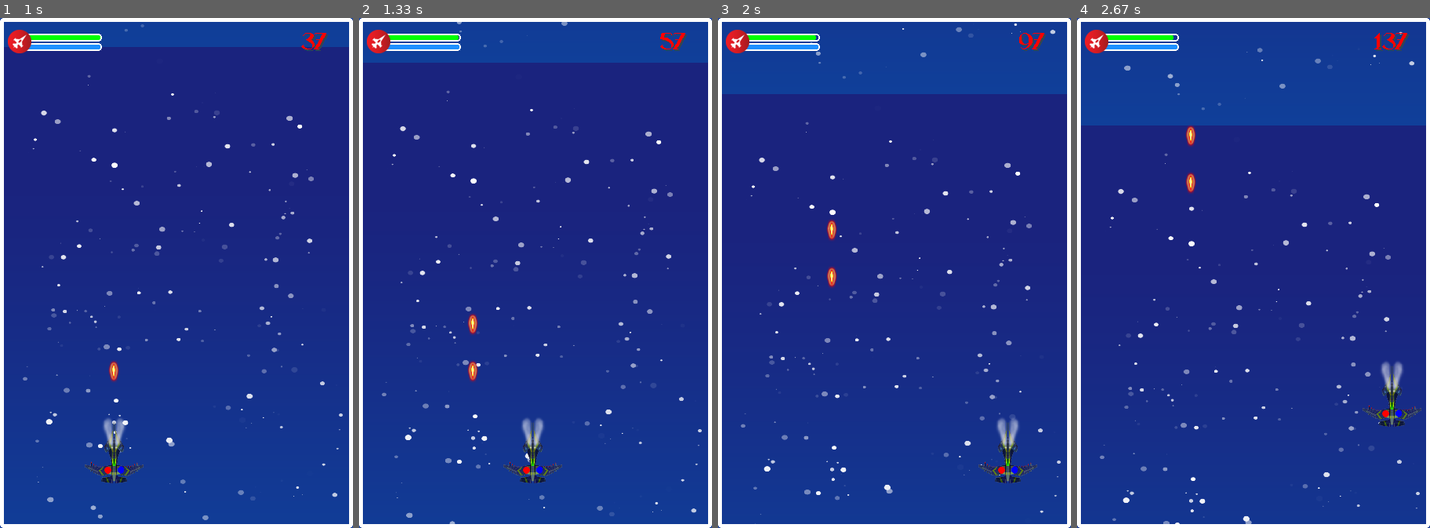
Above: before the commit, frames 1-4 (left to right).
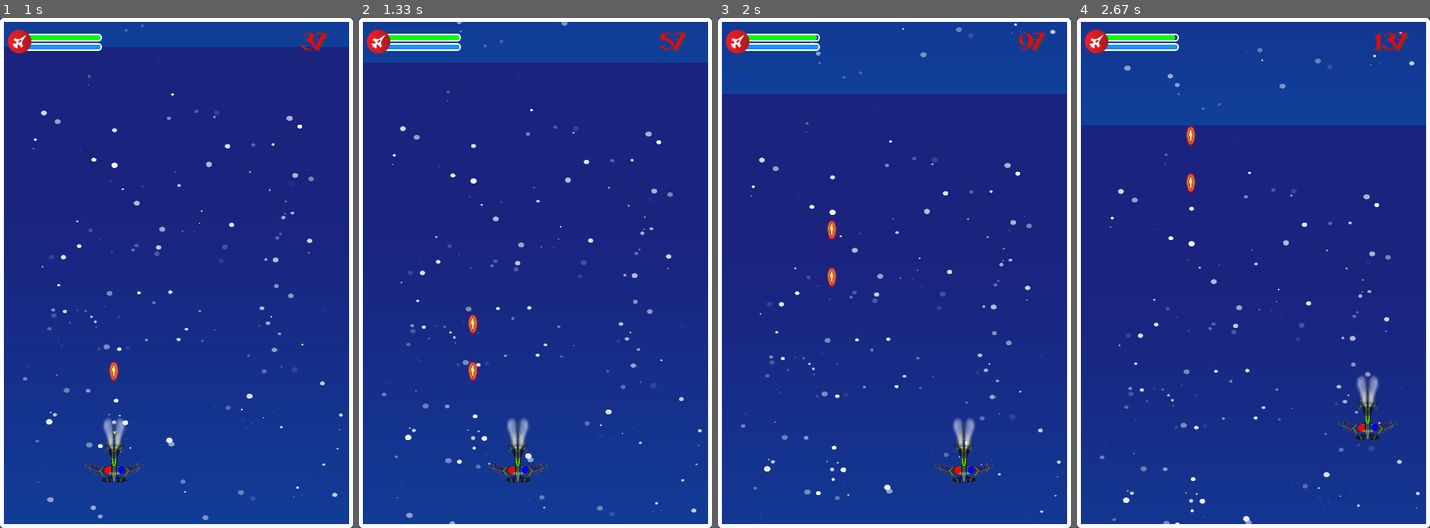
Above: after the commit, the same moments.

Repository: seiten0601/Pygame
Game: pygame game, started from main.py
The game is run twice, just before and just after one commit, with the same random seed, the same clock (stepped at 60 frames per second) and the same inputs.
Inputs (mouse positions are in pixels of both pictures, inside the frame that each line leads up to):
- Up to frame 1 (1 s): press the mouse at (176, 308) at 0.37 s; move the mouse to (134, 293) at 0.47 s; release the mouse at (91, 278) at 0.6 s; tap Space at 0.67 s
- Up to frame 2 (1.33 s): hold X from 1 s (still down); hold Right from 1 s (still down)
- Up to frame 3 (2 s): release X at 1.47 s; release Right at 1.47 s; hold Right 1.5-1.97 s
- Up to frame 4 (2.67 s): hold Up 2-2.3 s; hold Right from 2.33 s (still down)

Frame 1 is identical in both runs. In frame 2, 1.1% of the frame differs, in the area x 28-58%, y 3-92%; in frame 3, 1.4%, in the area x 27-91%, y 3-92%; in frame 4, 1.4%.

Commit message:
Add files via upload

Diff:
--- a/main.py
+++ b/main.py
@@ -1,10 +1,12 @@
 from ast import While
 import random
-import pygame
+import pygame, sys
 pygame.font.init()
 from objects import Background, Player, Enemy, Bullet, Explosion, Fuel, Powerup, Powerup1, Button, Message, BlinkingText
 pygame.init()
+
 SCREEN = WIDTH, HEIGHT = 450, 650
+"""Tạo kích thước cửa sổ game."""
 enemies = []
 info = pygame.display.Info()
 width = info.current_w
@@ -14,7 +16,6 @@
 	win = pygame.display.set_mode(SCREEN, pygame.NOFRAME)
 else:
 	win = pygame.display.set_mode(SCREEN, pygame.NOFRAME | pygame.SCALED | pygame.FULLSCREEN)
-
 clock = pygame.time.Clock()
 FPS = 60
 
@@ -43,7 +44,7 @@
 sound_on_img = pygame.image.load("Assets/Buttons/soundOnBtn.png")
 
 
-# BUTTONS *********************************************************************
+# BUTTONS ********************************************************************
 
 home_btn = Button(home_img, (60, 60), WIDTH // 4 - 18, HEIGHT//2 + 120)
 spaceshipred_btn = Button(spaceshipred_img, (24, 24), WIDTH // 4 - 18, HEIGHT//2 + 120)
@@ -52,7 +53,7 @@
 sound_btn = Button(sound_on_img, (60, 60), WIDTH - WIDTH // 4 - 18, HEIGHT//2 + 120)
 
 
-# FONTS ***********************************************************************
+# FONTS **********************************************************************
 game_font ='Fonts/DroneflyRegular-K78LA.ttf'
 game_over_font = 'Fonts/ghostclan.ttf'
 tap_to_play_font = 'Fonts/BubblegumSans-Regular.ttf'
@@ -97,6 +98,7 @@
 
 # HÀM *******************************************************************
 def score_display(game_state):
+	"""Hàm tính điểm và điểm cao nhất"""
 	if game_state == 'game_page':
 		score_surface = game_font.pygame.font.render(f' Score:{int(score)}', True, WHITE)
 		score_rect = hight_score_surface.get_rect(center = (350, 30))
@@ -106,8 +108,8 @@
 		hight_score_rect = hight_score_surface.get_rect(center = (350, 30))
 		SCREEN.blit(hight_score_surface, hight_score_rect)
 
-
 def shoot_bullet():
+	"""Hàm tạo trạng thái của đạn."""
 	x, y = p.rect.center[0], p.rect.y
 	if p.powerup > 0:
 		for dx in range(-3, 4):
@@ -121,6 +123,7 @@
 
 
 def shoot_bullet1():
+	"""Hàm tạo trạng thái của đạn."""
 	x, y = p.rect.center[0], p.rect.y
 
 	if  p.powerup > 0:
@@ -146,6 +149,7 @@
 
 
 def update_high_score():
+	"""Hàm cập nhật High score"""
 	global score, high_score
 
 	if score > high_score:
@@ -172,237 +176,185 @@
 sound_on = False
 
 
-def redraw_window():
-        win.blit(bg, (0,0))
-        # draw text
-
-        level_label = main_font.render(f"Level: {level}", 1, (255,255,255))
-        win.blit(level_label, (WIDTH - level_label.get_width() - 10, 10))
-
-        for enemy in enemies:
-            enemy.draw(win)
-
-        Player.draw(win)
-
-        """if lost:
-            lost_label = lost_font.render("You Lost!!", 1, (255,255,255))
-            WIN.blit(lost_label, (WIDTH/2 - lost_label.get_width()/2, 350))"""
-
-        pygame.display.update()
 
 
 running = True
 
 while running:
-	for event in pygame.event.get():
-		if event.type == pygame.QUIT:
-			running = False
-
-		if event.type == pygame.KEYDOWN:
-			if event.key == pygame.K_ESCAPE or event.key == pygame.K_q:
+		for event in pygame.event.get():
+
+			if event.type == pygame.QUIT:
 				running = False
 
-		if event.type == pygame.KEYDOWN and game_page:
-			if event.key == pygame.K_LEFT:
-				moving_left = True
-			if event.key == pygame.K_RIGHT:
-				moving_right = True
-			if event.key == pygame.K_UP:
-				moving_up = True
-			if event.key == pygame.K_DOWN:
-				moving_down = True
-			if event.key == pygame.K_SPACE:
-				shoot_bullet()
-			if event.key == pygame.K_x:
-				shoot_bullet1()
-
-		if event.type == pygame.MOUSEBUTTONDOWN:
-			if home_page:
-				home_page = False
-				menu_page = True
+			if event.type == pygame.KEYDOWN:
+				if event.key == pygame.K_ESCAPE or event.key == pygame.K_q:
+					"""Nhấn q hoặc Esc để thoát trò chơi."""
+					running = False
+
+			if event.type == pygame.KEYDOWN and game_page:
+				"""Các nút di chuyển."""
+				if event.key == pygame.K_LEFT:
+					moving_left = True
+				if event.key == pygame.K_RIGHT:
+					moving_right = True
+				if event.key == pygame.K_UP:
+					moving_up = True
+				if event.key == pygame.K_DOWN:
+					moving_down = True
+				if event.key == pygame.K_SPACE:
+					shoot_bullet()
+				if event.key == pygame.K_x:
+					shoot_bullet1()
+
+			if event.type == pygame.MOUSEBUTTONDOWN:
+				if home_page:
+					home_page = False
+					menu_page = True
+					click_fx.play()
+				if menu_page:
+					home_page = False
+					menu_page = False
+					game_page = True
+					click_fx.play()
+				elif game_page():
+					x, y = event.pos
+					if p.rect.collidepoint((x, y)):
+						shoot_bullet()
+					elif x <= WIDTH // 2:
+						moving_left = True
+					elif x > WIDTH // 2:
+						moving_right = True
+					elif y <= HEIGHT // 2:
+						moving_up = True
+					elif y > HEIGHT // 2:
+						moving_down = True
+
+			if event.type == pygame.KEYUP:
+				moving_left = False
+				moving_right = False
+				moving_down = False
+				moving_up = False
+
+			if event.type == pygame.MOUSEBUTTONUP:
+				moving_left = False
+				moving_right = False
+				moving_down = False
+				moving_up = False
+
+		if home_page:
+			"""Giao diện trang chủ."""
+			win.fill(BLACK)
+			win.blit(logo_img, (100, 80))
+			win.blit(fighter_img, (WIDTH//2 - 50, HEIGHT//2 + 40))
+			pygame.draw.circle(win, WHITE, (WIDTH//2, HEIGHT//2 + 90), 50, 4)
+			tap_to_play_msg.update()
+
+		if menu_page:
+			win.fill(BLACK)
+			win.blit(spaceshipred_img, (10,60))
+			win.blit(spaceshipyellow_img, (40,60))
+			win.blit(fighter_img, (WIDTH//2 - 50, HEIGHT//2))
+			pygame.draw.circle(win, WHITE, (WIDTH//2, HEIGHT//2 + 50), 50, 4)
+			tap_to_play_msg.update()
+
+		if score_page:
+			"""Giao diện trang score."""
+			win.fill(BLACK)
+
+			win.blit(logo_img, (100, 80))
+			game_over_msg.update()
+			final_score_msg.update(score)
+
+			update_high_score()
+			hight_score_msg.update(high_score)
+			high_score_surface = pygame.font.SysFont(hight_score_font, 30).render("High Score", True, WHITE)
+			high_score_rect = high_score_surface.get_rect(center=(WIDTH//2, 375))
+			win.blit(high_score_surface, high_score_rect)
+
+			if home_btn.draw(win):
+				home_page = True
+				game_page = False
+				score_page = False
+				reset()
 				click_fx.play()
-			if menu_page:
-				home_page = False
-				menu_page = False
+
+				plane_destroy_count = 0
+				level = 1
+				score = 0
+
+			if replay_btn.draw(win):
+				score_page = False
 				game_page = True
+				reset()
 				click_fx.play()
-			elif game_page:
-				x, y = event.pos
-				if p.rect.collidepoint((x, y)):
-					shoot_bullet()
-				elif x <= WIDTH // 2:
-					moving_left = True
-				elif x > WIDTH // 2:
-					moving_right = True
-				elif y <= HEIGHT // 2:
-					moving_up = True
-				elif y > HEIGHT // 2:
-					moving_down = True
-
-		if event.type == pygame.KEYUP:
-			moving_left = False
-			moving_right = False
-			moving_down = False
-			moving_up = False
-
-		if event.type == pygame.MOUSEBUTTONUP:
-			moving_left = False
-			moving_right = False
-			moving_down = False
-			moving_up = False
-
-	if home_page:
-		win.fill(BLACK)
-		win.blit(logo_img, (100, 80))
-		win.blit(fighter_img, (WIDTH//2 - 50, HEIGHT//2 + 40))
-		pygame.draw.circle(win, WHITE, (WIDTH//2, HEIGHT//2 + 90), 50, 4)
-		tap_to_play_msg.update()
-
-	if menu_page:
-		win.fill(BLACK)
-		win.blit(spaceshipred_img, (10,60))
-		win.blit(spaceshipyellow_img, (40,60))
-		win.blit(fighter_img, (WIDTH//2 - 50, HEIGHT//2))
-		pygame.draw.circle(win, WHITE, (WIDTH//2, HEIGHT//2 + 50), 50, 4)
-		tap_to_play_msg.update()
-
-	if score_page:
-		win.fill(BLACK)
-
-		win.blit(logo_img, (100, 80))
-		game_over_msg.update()
-		final_score_msg.update(score)
-
-		update_high_score()
-		hight_score_msg.update(high_score)
-		high_score_surface = pygame.font.SysFont(hight_score_font, 30).render("High Score", True, WHITE)
-		high_score_rect = high_score_surface.get_rect(center=(WIDTH//2, 375))
-		win.blit(high_score_surface, high_score_rect)
-
-		"""hight_score_msg = update_score(score, hight_score)"""
-		"""score += score
-		score_display('score_page')"""
-		"""hight_score = update_score(score, hight_score)"""
-		if home_btn.draw(win):
-			home_page = True
-			game_page = False
-			score_page = False
-			reset()
-			click_fx.play()
-
-			plane_destroy_count = 0
-			level = 1
-			score = 0
-		"""if spaceshipred_btn.draw(win):
-			home_page = False
-			game_page = True
-			reset()
-			click_fx.play()
-
-			plane_destroy_count = 0
-			score = 0"""
-
-		if replay_btn.draw(win):
-			score_page = False
-			game_page = True
-			reset()
-			click_fx.play()
-
-			plane_destroy_count = 0
-			level = 1
-			score = 0
-
-		if sound_btn.draw(win):
-			sound_on = not sound_on
-
-			if sound_on:
-				sound_btn.update_image(sound_on_img)
-				pygame.mixer.music.play(loops=-1)
-			else:
-				sound_btn.update_image(sound_off_img)
-				pygame.mixer.music.stop()
-
-	if game_page:
-
-		current_time = pygame.time.get_ticks()
-		delta_time = current_time - start_time
-		if delta_time >= plane_frequency:
-			if level == 1:
-				type = 1
-			elif level == 2:
-				type = 2
-			elif level == 3:
-				type = 3
-			elif level == 4:
-				type = random.randint(4, 5)
-			elif level == 5:
-				type = random.randint(1, 5)
-
-			x = random.randint(10, WIDTH - 100)
-			e = Enemy(x, -150, type)
-			enemy_group.add(e)
-			start_time = current_time
-
-		if plane_destroy_count:
-			if plane_destroy_count % 5 == 0 and level < 5:
-				level += 1
+
 				plane_destroy_count = 0
-
-		p.fuel -= 0.045
-		bg.update(1)
-		"""win.blit(clouds_img, (0, 70))"""
-
-		p.update(moving_left, moving_right, moving_up, moving_down, explosion_group)
-		p.draw(win)
-
-		player_bullet_group.update()
-		player_bullet_group.draw(win)
-		enemy_bullet_group.update()
-		enemy_bullet_group.draw(win)
-		explosion_group.update()
-		explosion_group.draw(win)
-		fuel_group.update()
-		fuel_group.draw(win)
-		powerup_group.update()
-		powerup1_group.update()
-		powerup_group.draw(win)
-		powerup1_group.draw(win)
-
-		enemy_group.update(enemy_bullet_group, explosion_group)
-		enemy_group.draw(win)
-
-		if p.alive:
-			player_hit = pygame.sprite.spritecollide(p, enemy_bullet_group, False)
-			for bullet in player_hit:
-				p.health -= bullet.damage
-
-				x, y = bullet.rect.center
-				explosion = Explosion(x, y, 1)
-				explosion_group.add(explosion)
-
-				bullet.kill()
-				collision_fx.play()
-
-			for bullet in player_bullet_group:
-				planes_hit = pygame.sprite.spritecollide(bullet, enemy_group, False)
-				for plane in planes_hit:
-					plane.health -= bullet.damage
-					if plane.health <= 0:
-						x, y = plane.rect.center
-						rand = random.random()
-						if rand >= 0.8:
-							power = Powerup(x, y)
-							powerup_group.add(power)
-						elif rand >= 0.5:
-							power = Powerup1(x, y)
-							powerup_group.add(power)
-
-						elif rand >= 0.2:
-							fuel = Fuel(x, y)
-							fuel_group.add(fuel)
-
-						plane_destroy_count += 1
-						blast_fx.play()
+				level = 1
+				score = 0
+
+			if sound_btn.draw(win):
+				sound_on = not sound_on
+
+				if sound_on:
+					sound_btn.update_image(sound_on_img)
+					pygame.mixer.music.play(loops=-1)
+				else:
+					sound_btn.update_image(sound_off_img)
+					pygame.mixer.music.stop()
+
+		if game_page:
+			"""Giao diện màn hình chính khi chơi game."""
+			current_time = pygame.time.get_ticks()
+			delta_time = current_time - start_time
+			if delta_time >= plane_frequency:
+				if level == 1:
+					type = 1
+				elif level == 2:
+					type = 2
+				elif level == 3:
+					type = 3
+				elif level == 4:
+					type = random.randint(4, 5)
+				elif level == 5:
+					type = random.randint(1, 5)
+
+				x = random.randint(10, WIDTH - 100)
+				e = Enemy(x, -150, type)
+				enemy_group.add(e)
+				start_time = current_time
+
+			if plane_destroy_count:
+				if plane_destroy_count % 5 == 0 and level < 5:
+					level += 1
+					plane_destroy_count = 0
+
+			p.fuel -= 0.035
+			bg.update(1)
+			"""win.blit(clouds_img, (0, 70))"""
+
+			p.update(moving_left, moving_right, moving_up, moving_down, explosion_group)
+			p.draw(win)
+
+			player_bullet_group.update()
+			player_bullet_group.draw(win)
+			enemy_bullet_group.update()
+			enemy_bullet_group.draw(win)
+			explosion_group.update()
+			explosion_group.draw(win)
+			fuel_group.update()
+			fuel_group.draw(win)
+			powerup_group.update()
+			powerup1_group.update()
+			powerup_group.draw(win)
+			powerup1_group.draw(win)
+
+			enemy_group.update(enemy_bullet_group, explosion_group)
+			enemy_group.draw(win)
+
+			if p.alive:
+				player_hit = pygame.sprite.spritecollide(p, enemy_bullet_group, False)
+				for bullet in player_hit:
+					p.health -= bullet.damage
 
 					x, y = bullet.rect.center
 					explosion = Explosion(x, y, 1)
@@ -411,48 +363,80 @@
 					bullet.kill()
 					collision_fx.play()
 
-			player_collide = pygame.sprite.spritecollide(p, enemy_group, True)
-			if player_collide:
-				x, y = p.rect.center
-				explosion = Explosion(x, y, 2)
-				explosion_group.add(explosion)
-
-				x, y = player_collide[0].rect.center
-				explosion = Explosion(x, y, 2)
-				explosion_group.add(explosion)
-
-				p.health = 0
-				p.alive = False
-
-			if pygame.sprite.spritecollide(p, fuel_group, True):
-				p.fuel += 35
-				if p.fuel >= 100:
-					p.fuel = 100
-				fuel_fx.play()
-
-			if pygame.sprite.spritecollide(p, powerup_group, True):
-				p.powerup += 2
-				fuel_fx.play()
-
-		if not p.alive or p.fuel <= -10:
-			if len(explosion_group) == 0:
-				game_page = False
-				score_page = True
-				reset()
-
-		score += 1
-		score_msg.update(score)
-
-		fuel_color = RED if p.fuel <= 40 else GREEN
-		pygame.draw.rect(win, fuel_color, (30, 20, p.fuel, 10), border_radius=4)
-		pygame.draw.rect(win, WHITE, (30, 20, 100, 10), 2, border_radius=4)
-		pygame.draw.rect(win, BLUE, (30, 32, p.health, 10), border_radius=4)
-		pygame.draw.rect(win, WHITE, (30, 32, 100, 10), 2, border_radius=4)
-		win.blit(plane_img, (10, 15))
-
-	pygame.draw.rect(win, WHITE, (0,0, WIDTH, HEIGHT), 5, border_radius=4)
-	clock.tick(FPS)
-
-	pygame.display.update()
+				for bullet in player_bullet_group:
+					"""Tạo ngẫu nhiên nguyên liệu hoặc Powerup."""
+					planes_hit = pygame.sprite.spritecollide(bullet, enemy_group, False)
+					for plane in planes_hit:
+						plane.health -= bullet.damage
+						if plane.health <= 0:
+							x, y = plane.rect.center
+							rand = random.random()
+							if rand >= 0.8:
+								power = Powerup(x, y)
+								powerup_group.add(power)
+							elif rand >= 0.5:
+								power = Powerup1(x, y)
+								powerup_group.add(power)
+
+							elif rand >= 0.3:
+								fuel = Fuel(x, y)
+								fuel_group.add(fuel)
+
+							plane_destroy_count += 1
+							blast_fx.play()
+
+						x, y = bullet.rect.center
+						explosion = Explosion(x, y, 1)
+						explosion_group.add(explosion)
+
+						bullet.kill()
+						collision_fx.play()
+
+				player_collide = pygame.sprite.spritecollide(p, enemy_group, True)
+				if player_collide:
+					"""Sự kiện va chạm."""
+					x, y = p.rect.center
+					explosion = Explosion(x, y, 2)
+					explosion_group.add(explosion)
+
+					x, y = player_collide[0].rect.center
+					explosion = Explosion(x, y, 2)
+					explosion_group.add(explosion)
+
+					p.health = 0
+					p.alive = False
+
+				if pygame.sprite.spritecollide(p, fuel_group, True):
+					p.fuel += 25
+					if p.fuel >= 100:
+						p.fuel = 100
+					fuel_fx.play()
+
+				if pygame.sprite.spritecollide(p, powerup_group, True):
+					p.powerup += 2
+					fuel_fx.play()
+
+			if not p.alive or p.fuel <= -10:
+				"""Thua game."""
+				if len(explosion_group) == 0:
+					game_page = False
+					score_page = True
+					reset()
+
+			score += 1
+			score_msg.update(score)
+
+			fuel_color = RED if p.fuel <= 40 else GREEN
+			pygame.draw.rect(win, fuel_color, (30, 20, p.fuel, 10), border_radius=4)
+			pygame.draw.rect(win, WHITE, (30, 20, 100, 10), 2, border_radius=4)
+			pygame.draw.rect(win, BLUE, (30, 32, p.health, 10), border_radius=4)
+			pygame.draw.rect(win, WHITE, (30, 32, 100, 10), 2, border_radius=4)
+			win.blit(plane_img, (10, 15))
+			"""Tạo hai thanh năng lượng."""
+
+		pygame.draw.rect(win, WHITE, (0,0, WIDTH, HEIGHT), 5, border_radius=4)
+		clock.tick(FPS)
+
+		pygame.display.update()
 
 pygame.quit()
--- a/objects.py
+++ b/objects.py
@@ -6,6 +6,7 @@
 pygame.mixer.init()
 
 class Background():
+	"""Khởi tạo cửa sổ cho game."""
 	def __init__(self, win):
 		self.win = win
 
@@ -35,6 +36,7 @@
 		self.y2 = -HEIGHT
 
 class Player:
+	"""Tạo nhân vật trong game."""
 	def __init__(self, x, y):
 
 		self.image_list = []
@@ -52,7 +54,7 @@
 		self.rect = self.image.get_rect(center=(x, y))
 
 		self.counter = 0
-		self.speed = 4
+		self.speed = 3
 		self.health = 100
 		self.fuel = 100
 		self.powerup = 0
@@ -63,6 +65,7 @@
 
 
 	def update(self, moving_left, moving_right, moving_up, moving_down, explosion_group):
+		"""Tạo các tính năng di chuyển trái, phải, lên, xuống cho nhân vật."""
 		if self.alive:
 			if moving_left and self.rect.x > 2:
 				self.rect.x -= self.speed
@@ -97,6 +100,7 @@
 			win.blit(self.image, self.rect)
 
 class Enemy(pygame.sprite.Sprite):
+	"""Tạo các máy bay địch."""
 	def __init__(self, x, y, type_):
 		super(Enemy, self).__init__()
 
@@ -142,6 +146,7 @@
 		self.fx.play(-1)
 
 	def shoot(self, enemy_bullet_group):
+		"""Cập nhật loại đạn cho từng loại máy bay địch"""
 		if self.type in (1,4):
 			x, y = self.rect.center
 			b = Bullet(x, y, self.type)
@@ -157,6 +162,7 @@
 
 
 	def update(self, enemy_bullet_group, explosion_group):
+
 		self.rect.y += self.speed
 		if self.rect.top >= HEIGHT:
 			self.kill()
@@ -184,6 +190,7 @@
 		win.blit(self.image, self.rect)
 
 class Bullet(pygame.sprite.Sprite):
+	"""Tạo đạn cho máy bay"""
 	def __init__(self, x, y, type_, dx=None):
 		super(Bullet, self).__init__()
 
@@ -221,12 +228,13 @@
 			self.dx = 0
 
 		self.damage_dict = {1:5, 2:10, 3:15, 4:25, 5: 25, 6:20}
+		"""Sức mạnh đạn của từng lần bắn"""
 		self.damage = self.damage_dict[type_]
 		if powerup_bullet:
 			self.damage = 60
 		if powerup1_bullet:
 			self.damage = 90
-
+		"""Tạo sức mạnh của hai powerup"""
 	def update(self):
 		self.rect.x += self.dx
 		self.rect.y += self.speed
@@ -240,6 +248,7 @@
 
 
 class Explosion(pygame.sprite.Sprite):
+	"""Tạo  sự kiện nổ khi va chạm máy bay"""
 	def __init__(self, x, y, type_):
 		super(Explosion, self).__init__()
 
@@ -280,6 +289,7 @@
 
 
 class Fuel(pygame.sprite.Sprite):
+	"""Tạo năng lượng."""
 	def __init__(self, x, y):
 		super(Fuel, self).__init__()
 
@@ -295,6 +305,7 @@
 		win.blit(self.image, self.rect)
 
 class Powerup(pygame.sprite.Sprite):
+	"""Tạo Powerup thứ nhất."""
 	def __init__(self, x, y):
 		super(Powerup, self).__init__()
 
@@ -309,6 +320,7 @@
 	def draw(self, win):
 		win.blit(self.image, self.rect)
 class Powerup1(pygame.sprite.Sprite):
+	"""Tạo Powerup thứ hai."""
 	def __init__(self, x, y):
 		super(Powerup1, self).__init__()
 
@@ -324,6 +336,7 @@
 		win.blit(self.image, self.rect)
 
 class Button(pygame.sprite.Sprite):
+	"""Tạo các nút khi thua game."""
 	def __init__(self, img, scale, x, y):
 		super(Button, self).__init__()
 
